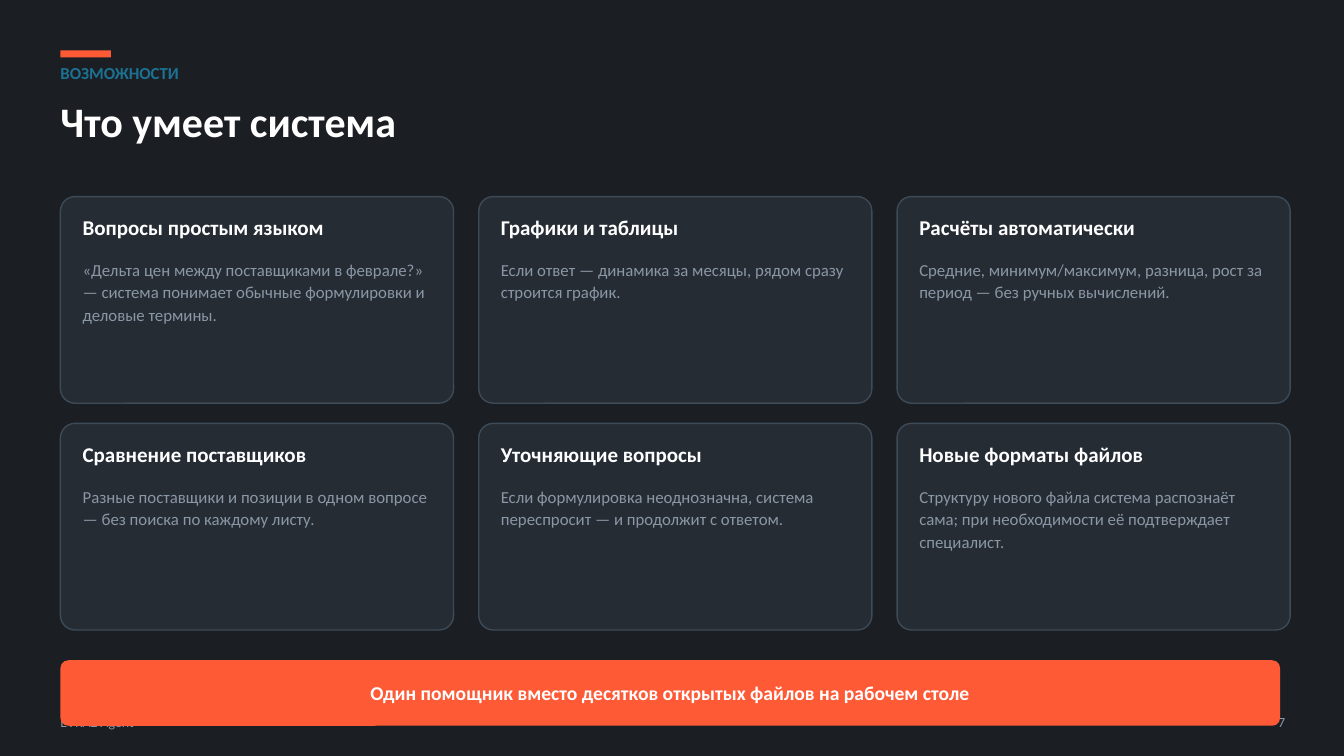
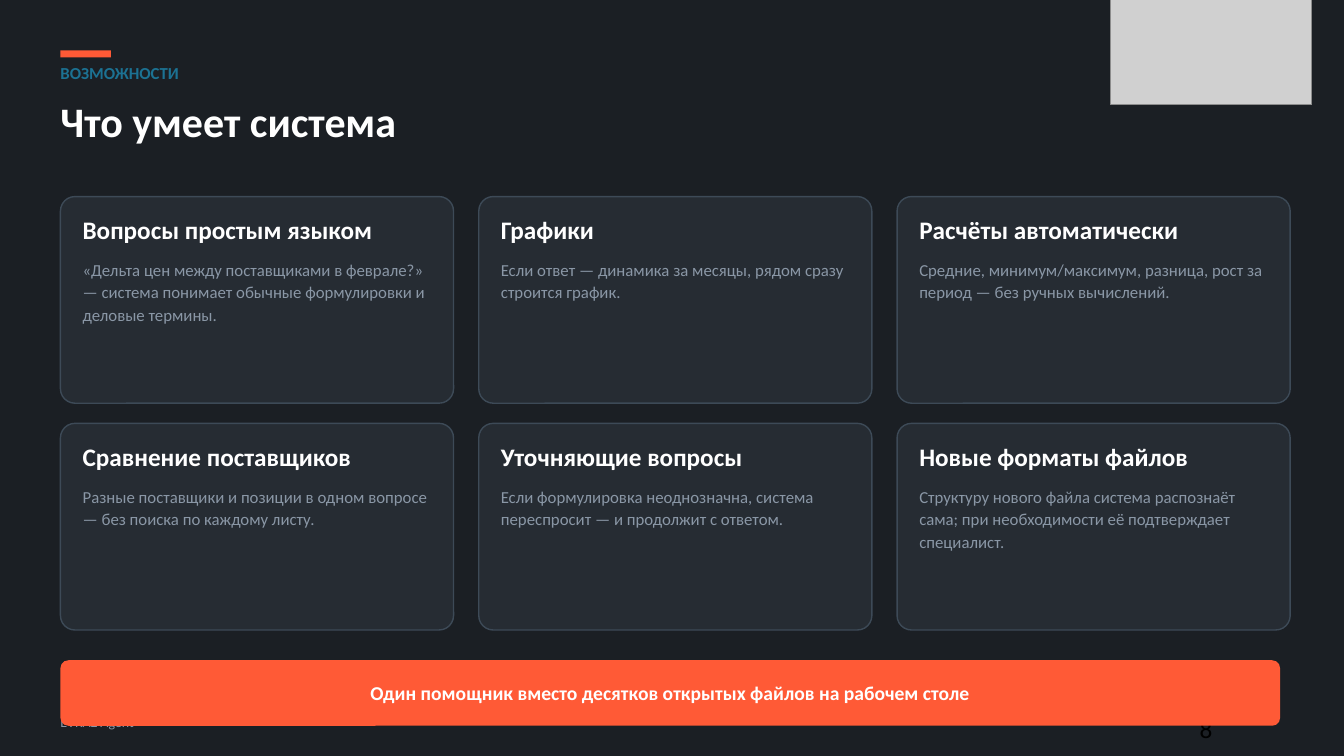
Before and after one commit to kostIT13/EVRAZ_ExcelAgent, a slide deck: slide 8 of data/EVRAZ_Agent_defense.pptx (slide 7 before the commit). Drawn at 1344x756 pixels with LibreOffice and Linux fonts; fonts in the diff are those of the drawing; grey boxes stand for pictures. Boxes give left, top, right and bottom in pixels: in the first picture for what was removed or moved away, otherwise in the second. Text is boxed around its words. In the diff, an @@ line names an element or a change of style, - is before the commit and + after.

```diff
--- a/data/EVRAZ_Agent_defense.pptx
+++ b/data/EVRAZ_Agent_defense.pptx
@@ picture added at [1111,0,1313,104] @@
@@ text at [501,221,594,243]: text changed; size 15 to 18 pt @@
-Графики и таблицы
+Графики
@@ size 15 to 18 pt in 5 elements at [83,222,372,243], [919,222,1178,239], [83,449,351,470], [501,449,742,470], [919,448,1188,470] @@
@@ text at [1200,718,1213,726]: text changed; size 10 to 18 pt; text colour #8A97A6 to #000000 @@
-7
+8
```
Also in this commit, not shown: 7 other slides changed, 5 slides added, 8 slides removed, 37 other files.
